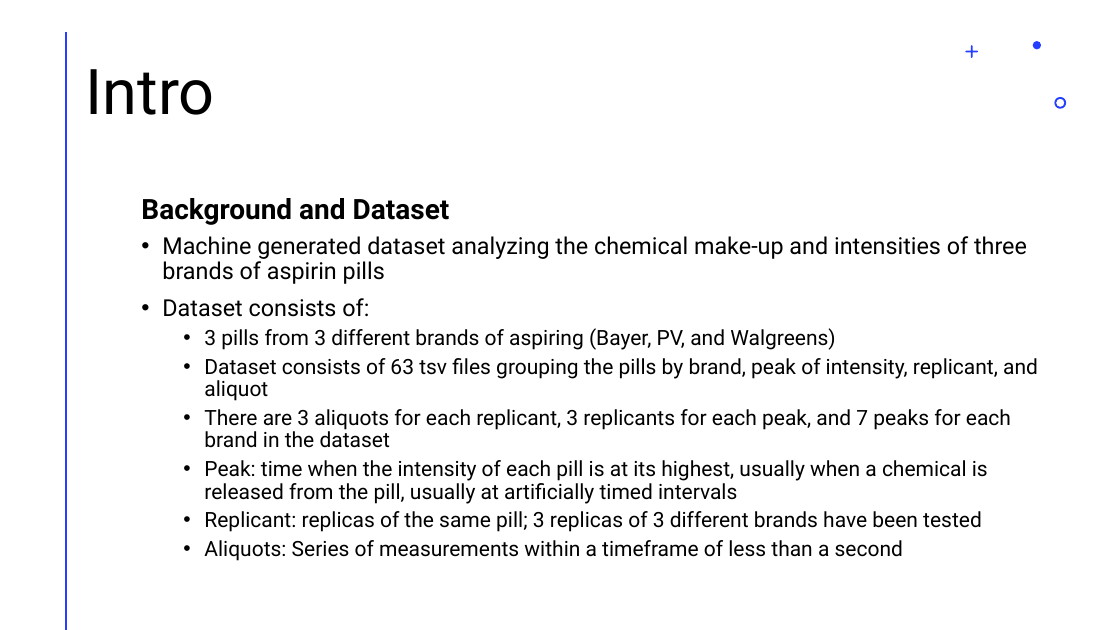
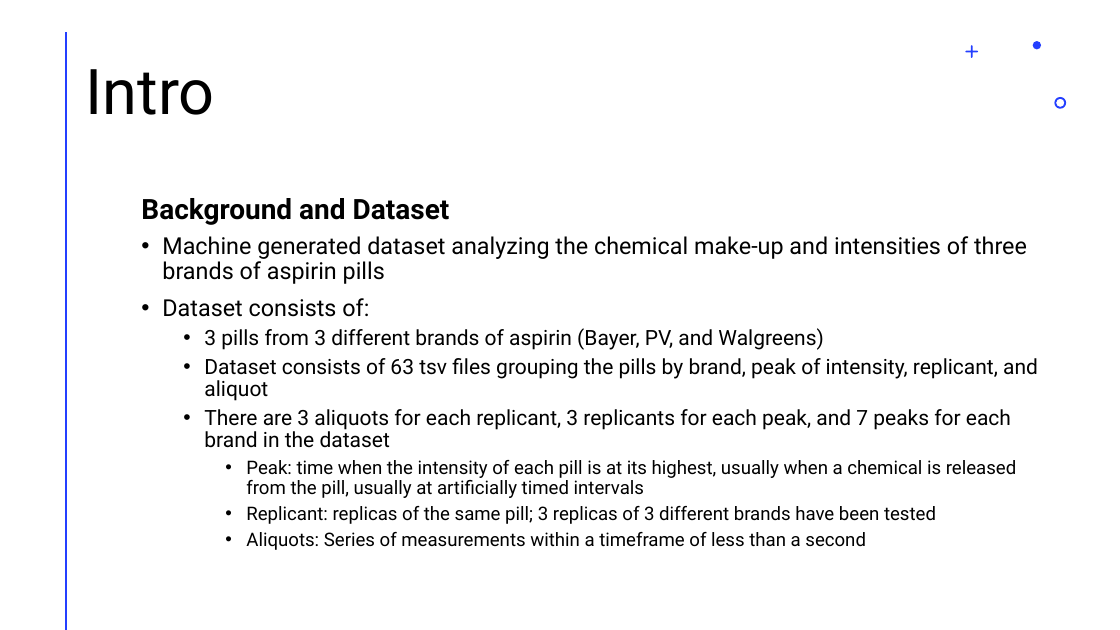
Before and after one commit to ggunaward/Analytics-Portfolio, a slide deck: slide 2 of R/STAT 601 - Applied Statistics I/Project 3 - Variance Analysis Aspirins/Project_3_Powerpoint_Gavin_Gunawardena.pptx. Drawn at 1120x630 pixels with LibreOffice and Linux fonts; fonts in the diff are those of the drawing. Boxes give left, top, right and bottom in pixels: in the first picture for what was removed or moved away, otherwise in the second. Text is boxed around its words. In the diff, an @@ line names an element or a change of style, - is before the commit and + after.

Commit message:
Updated Aspirin ANOVA project to fix a typo.

```diff
--- a/R/STAT 601 - Applied Statistics I/Project 3 - Variance Analysis Aspirins/Project_3_Powerpoint_Gavin_Gunawardena.pptx
+++ b/R/STAT 601 - Applied Statistics I/Project 3 - Variance Analysis Aspirins/Project_3_Powerpoint_Gavin_Gunawardena.pptx
@@ text at (204,328,823,350): text changed @@
-  • 3 pills from 3 different brands of aspiring (Bayer, PV, and Walgreens)
+  • 3 pills from 3 different brands of aspirin (Bayer, PV, and Walgreens)
@@ text at (246,460,1017,550): size 18 to 16 pt in "Peak: time when the intensity of each ...", "Replicant: replicas of the same pill; 3 ...", "Aliquots: Series of measurements within a timeframe ..."; list level 2 to 3 in "Peak: time when the intensity ..."; list level 2 to 3 in "Replicant: replicas of the same ..."; list level 2 to 3 in "Aliquots: Series of measurements within ..." @@
```
Also in this commit, not shown: 1 other slide changed, 3 other files.
